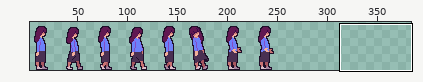
Edited in one commit: sprite sheet (LucyGamejam/data/PlayerSpriteSheet.png). Above: a wide view before the commit, with the close-up outlined.
Close-up. The starting point:
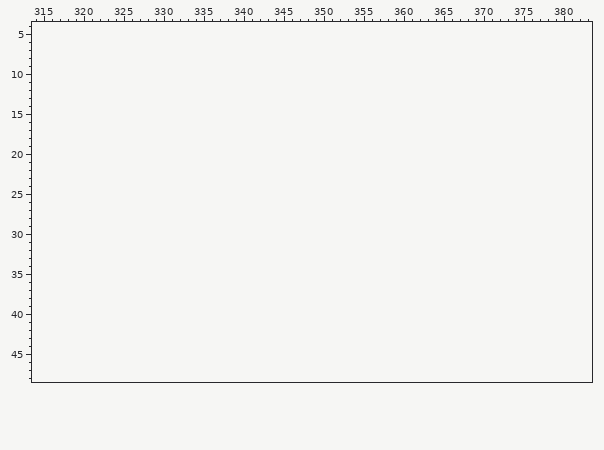
The file is 256x49 pixels. Shown: x 314..383, y 4..48. The old version is drawn lined up with the new one, on the new canvas. The wide view leaves out empty margins. The commit also changed other parts of the picture, which this record leaves out.
And afterwards:
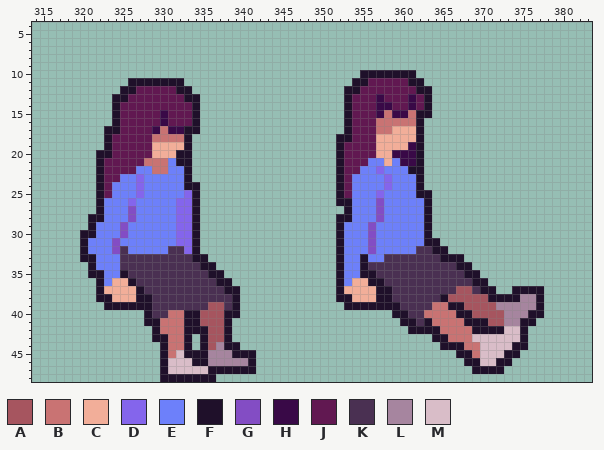
Palette (. is transparent): A #a6555f  B #c97373  C #f2ae99  D #8465ec  E #6d80fa  F #1f102a  G #834dc4  H #390947  J #611851  K #4a3052  L #a6859f  M #d9bdc8
What changed:
canvas 256x49 -> 384x49
y 10: x 355..361 ....... -> FFFFFFF
y 11: x 326..332 ....... -> FFFFFFF; x 354..362 ......... -> FFJJJJJFF
y 12: x 325..333 ......... -> FFJJJJJFF; x 353..363 ........... -> FFJJJJJJJFF
y 13: x 324..334 ........... -> FFJJJJJJJFF; x 353..363 ........... -> FJJJHJJJHJF
y 14: x 324..334 ........... -> FJJJJJJJJJF; x 353..363 ........... -> FJJJHHJJHJF
y 15: x 324..334 ........... -> FJJJJJHJJJF; x 353..363 ........... -> FJJJHBHHBFF
y 16: x 324..334 ........... -> FJJJJJHJJJF; x 353..362 .......... -> FJJJBBBBBF
y 17: x 323..334 ............ -> FFJJJJHBHHFF; x 353..362 .......... -> FJJJBBCCCF
y 18: x 323..333 ........... -> FJJJJJBBBBF; x 352..362 ........... -> FFJJJCCCCCF
y 19: x 323..333 ........... -> FJJJJJCCCCF; x 352..362 ........... -> FJJJJCCCCHF
y 20: x 322..333 ............ -> FFJJJJJCCCFF; x 352..362 ........... -> FJJJJCCHHHF
y 21: x 322..333 ............ -> FJJJJJBBBEFF; x 352..362 ........... -> FJJJEECEHHF
y 22: x 322..333 ............ -> FJJJJEEBBEEF; x 352..362 ........... -> FJJEEDEEEFF
y 23: x 322..333 ............ -> FJJEEDEEEEEF; x 352..362 ........... -> FJEEEEDEEEF
y 24: x 322..334 ............. -> FJEEEDEEEEEFF; x 352..362 ........... -> FJEEEEDEEEF
y 25: x 322..334 ............. -> FJEEEDEEEEEDF; x 352..363 ............ -> FJEEEDEEEEFF
y 26: x 322..334 ............. -> FEEEDEEEEEDDF; x 352..363 ............ -> FFEEEGEEEEEF
y 27: x 322..334 ............. -> FEEEGEEEEEDDF; x 353..363 ........... -> FEEEGEEEEEF
y 28: x 321..334 .............. -> FFEEEGEEEEEDDF; x 352..363 ............ -> FFEEEGEEEEEF
y 29: x 321..334 .............. -> FEEEGEEEEEEDDF; x 352..363 ............ -> FEEEGEEEEEEF
y 30: x 320..334 ............... -> FFEEEGEEEEEEDDF; x 352..363 ............ -> FEEEGEEEEEEF
y 31: x 320..334 ............... -> FEEEGEEEEEEEDDF; x 352..364 ............. -> FEEEGEEEEEEFF
y 32: x 320..334 ............... -> FEEEGKEEEEEKKDF; x 352..365 .............. -> FEEEGEEEEEKKFF
y 33: x 320..335 ................ -> FFEEEKKKKKKKKKFF; x 352..367 ................ -> FEEFEEKKKKKKKFFF
y 34: x 321..336 ................ -> FEEEKKKKKKKKKKFF; x 352..368 ................. -> FEEFKKKKKKKKKKKFF
y 35: x 321..337 ................. -> FFEEFKKKKKKKKKKFF; x 352..369 .................. -> FEEFFKKKKKKKKKKKFF
y 36: x 322..338 ................. -> FECCFKKKKKKKKKKFF; x 352..370 ................... -> FECCFFKKKKKKKKKKKFF
y 37: x 322..339 .................. -> FCCCCFKKKKKKKKKKFF; x 352..371 .................... -> FCCCCFFKKKKKKKKAAKFF; x 374..377 .... -> FFFF
y 38: x 322..339 .................. -> FFCCCFFKKKKKKKKKKF; x 352..377 .......................... -> FFCCCFFKKKKKKFAAAAAFFFFLLF
y 39: x 323..339 ................. -> FFFFFFKKKKKKKAAKF; x 353..377 ......................... -> FFFFFFFKKKKBBFFAAAALLLLLF
y 40: x 328..339 ............ -> FKKBBFFAAAFF; x 359..377 ................... -> FFKKBBBBFFAAAALLLFF
y 41: x 328..338 ........... -> FFBBBFFAAAF; x 360..376 ................. -> FFKFBBBBFFFAALLFF
y 42: x 329..338 .......... -> FBBBFFFAAF; x 361..375 ............... -> FFFFBBBBFFFFMMF
y 43: x 329..333 ..... -> FFBBF; x 335..338 .... -> FAAF; x 364..375 ............ -> FFBBBMMMMMMF
y 44: x 330..333 .... -> FBBF; x 335..339 ..... -> FALFF; x 365..375 ........... -> FFFBBMMMMFF
y 45: x 330..341 ............ -> FBMFFFLLLFFF; x 367..374 ........ -> FFBMMMFF
y 46: x 330..341 ............ -> FMMMFFLLLLLF; x 368..373 ...... -> FFMMFF
y 47: x 330..341 ............ -> FMMMMMFFFFFF; x 369..372 .... -> FFFF
y 48: x 330..336 ....... -> FFFFFFF
Pixel boxes of the changes (left, top, right, bottom) in both close-ups:
added: (336, 70, 544, 374)
added: (80, 78, 256, 382)
